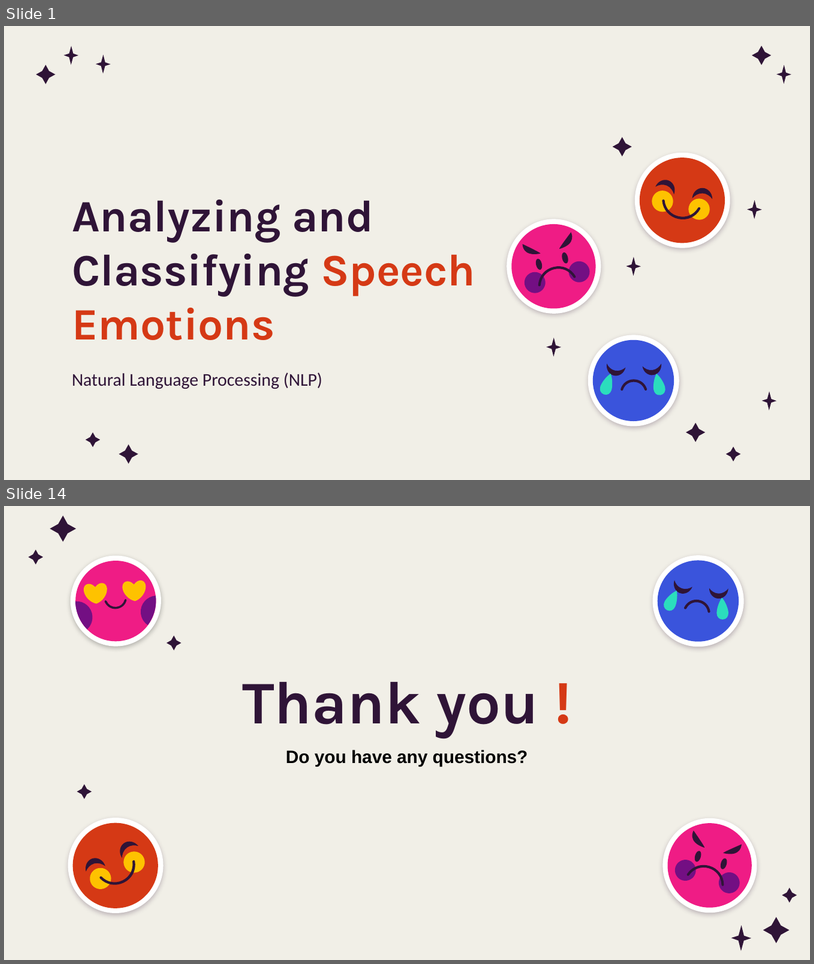
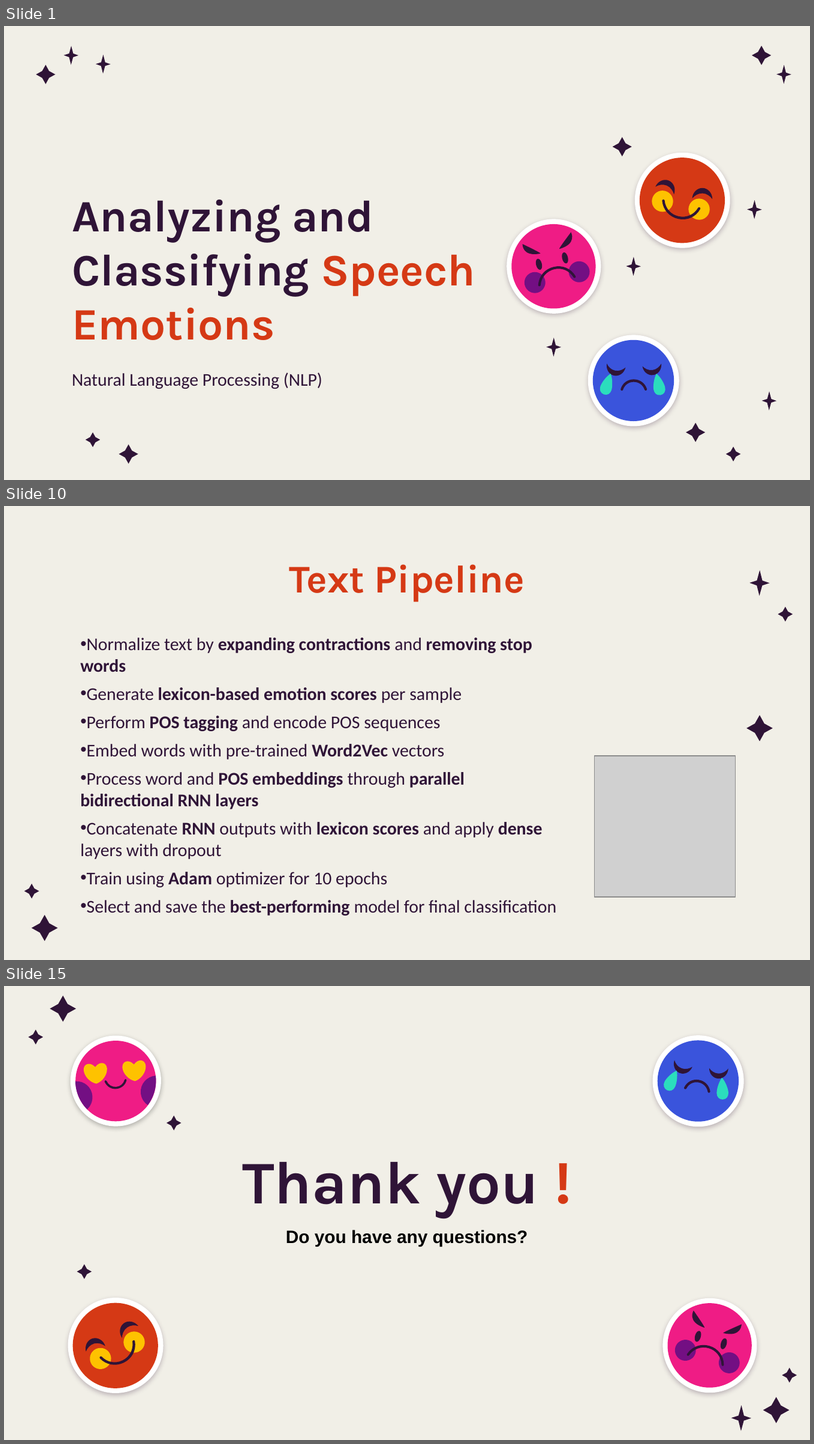
Before and after one commit to Dalia222/analyzing-speach-emotions, a slide deck: ppt.pptx. Shown one above the other, each under a label of ours: slides 1 and 14 before the commit, slides 1, 10 and 15 after it; the slides between them are not shown. The pictures are 814x964 and 814x1444 pixels, drawn with LibreOffice and Linux fonts; fonts in the diff are those of the drawing; grey boxes stand for pictures; background and template pictures are left out. Boxes give left, top, right and bottom in pixels: in the first picture for what was removed or moved away, otherwise in the second. Text is boxed around its words. In the diff, an @@ line names an element or a change of style, - is before the commit and + after.

```diff
--- a/ppt.pptx
+++ b/ppt.pptx
@@ slide 10 added at bbox=[4, 506, 810, 960], background picture (left out) @@
@@ title added at bbox=[289, 564, 525, 602], 35 pt, text #D53915, bold @@
+Text Pipeline
@@ subtitle added at bbox=[80, 637, 557, 915], 16 pt, text #2F1437 @@
+• Normalize text by expanding contractions and removing stop words
+• Generate lexicon-based emotion scores per sample
+• Perform POS tagging and encode POS sequences
+• Embed words with pre-trained Word2Vec vectors
+• Process word and POS embeddings through parallel bidirectional RNN layers
+• Concatenate RNN outputs with lexicon scores and apply dense layers with dropout
+• Train using Adam optimizer for 10 epochs
+• Select and save the best-performing model for final classification
@@ picture added at bbox=[595, 756, 736, 897] @@
@@ group added at bbox=[24, 570, 792, 940]: 5 freeform shapes @@
@@ what was slide 14 is now slide 15 @@
```
Also in this commit, not shown: 5 slides changed, 7 other slides added, 7 slides removed, 1 other file.
